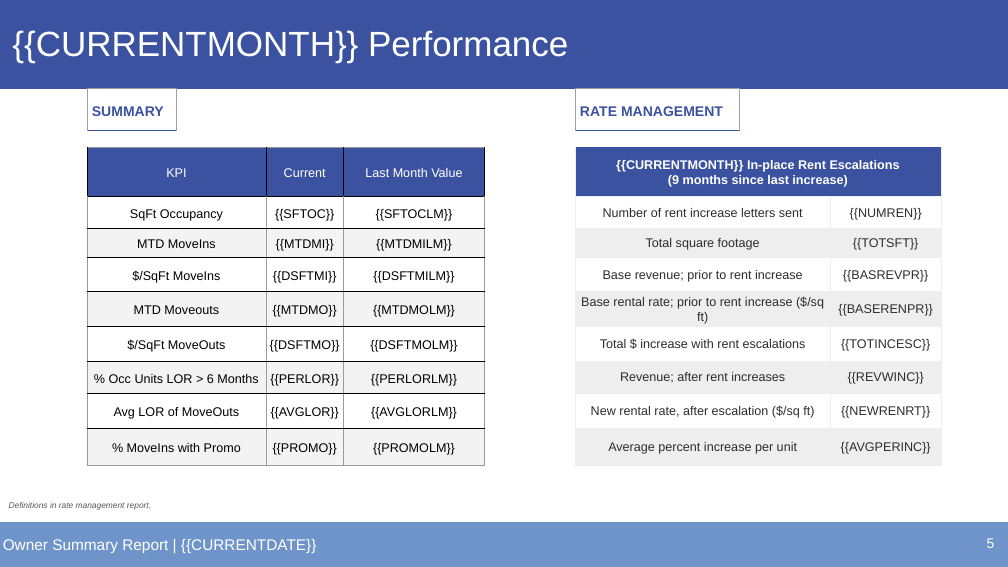
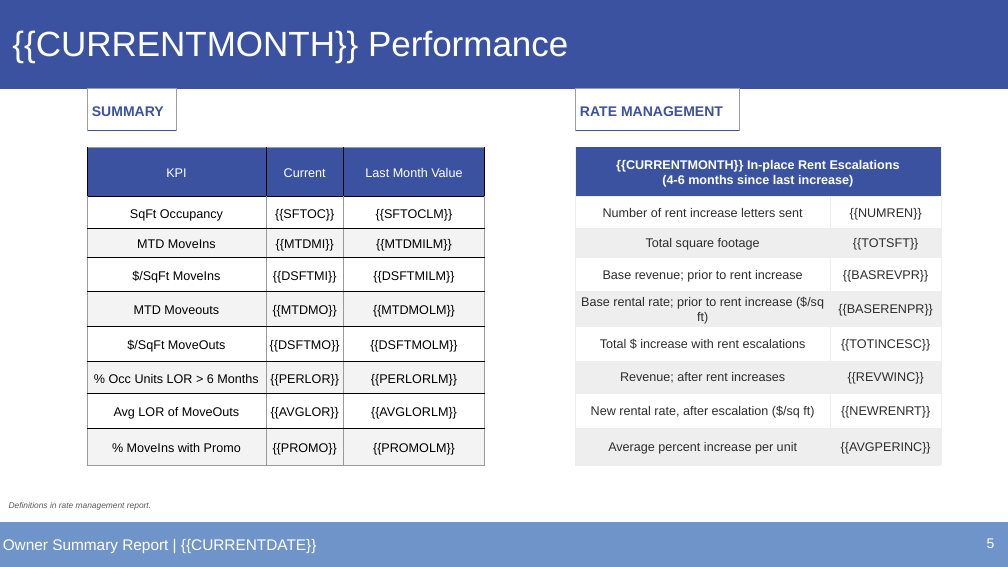
Before and after one commit to alexandermburke/ProformaBuilder, a slide deck: slide 5 of storeinsight/public/OWNERTEMPLATE.pptx. Drawn at 1008x567 pixels with LibreOffice and Linux fonts; fonts in the diff are those of the drawing. Boxes give left, top, right and bottom in pixels: in the first picture for what was removed or moved away, otherwise in the second. Text is boxed around its words. In the diff, an @@ line names an element or a change of style, - is before the commit and + after.

```diff
--- a/storeinsight/public/OWNERTEMPLATE.pptx
+++ b/storeinsight/public/OWNERTEMPLATE.pptx
@@ table at bbox=[575, 147, 941, 465] @@
-row 1, column 1: {{CURRENTMONTH}} In-place Rent Escalations / (9 months since last increase)
+row 1, column 1: {{CURRENTMONTH}} In-place Rent Escalations / (4-6 months since last increase)
```
Also in this commit, not shown: 2 other slides changed, 6 other files.
